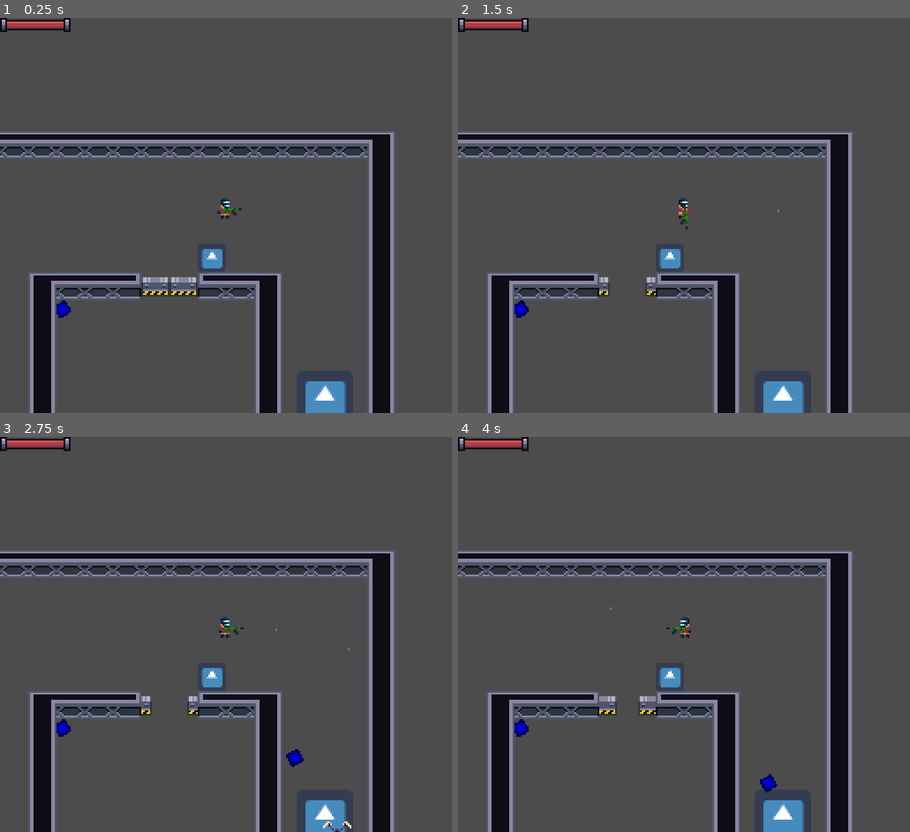
Above: before the commit, frames 1-4 (two rows, left to right).
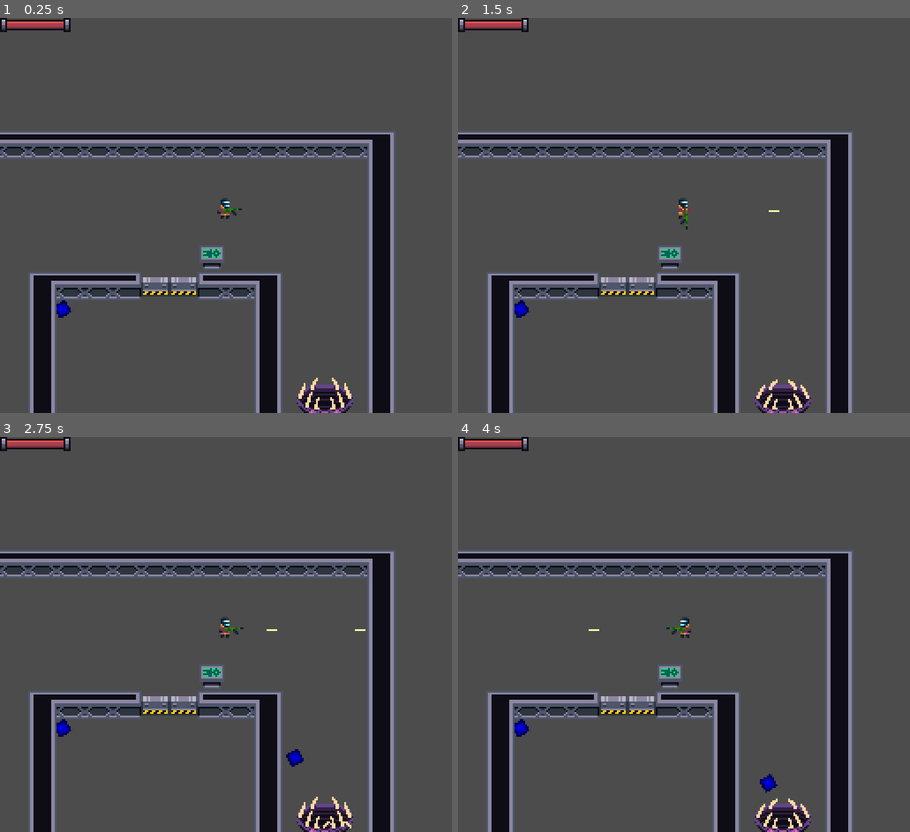
Above: after the commit, the same moments.

Repository: SpaceyLake/Abandon-Ship-LD50
Game: Godot game, scene res://TestWorld.tscn
Same seed, same stepped clock (60 frames per second), same inputs: the game is played once before the commit and once after it. The project has no main scene, so this scene is started directly. The engine's default icon, where the game draws it, is replaced by a stand-in: a white triangle on a blue panel in a dark square.
Inputs:
- Up to frame 1 (0.25 s): no input
- Up to frame 2 (1.5 s): hold Right (fire_right) 0.53-1.28 s; tap Space (interact) at 0.6, 1.35 s; hold Down (fire_down) from 1.28 s (still down)
- Up to frame 3 (2.75 s): release Down (fire_down) at 2.03 s; hold Right (fire_right) from 2.03 s (still down); tap Space (interact) at 2.1 s
- Up to frame 4 (4 s): release Right (fire_right) at 2.78 s; hold Up (fire_up) 2.78-3.53 s; tap Space (interact) at 2.85, 3.6 s; hold Left (fire_left) from 3.53 s (still down)

The runs differ from the first frame. In frame 1, 1.2% of the frame differs, in the area x 44-79%, y 57-100%; in frame 2, 1.7%, in the area x 31-79%, y 48-100%; in frame 3, 1.7%; in frame 4, 1.7%.
Error after the commit: Invalid call. Nonexistent function '_interact' in base 'TileMap'. (res://Player/Player.gd:52)

Commit message:
Added sprites, fixed weapon, updated HDoor

Diff:
--- a/ControlPanel/ControlPanel.tscn
+++ b/ControlPanel/ControlPanel.tscn
@@ -1,10 +1,10 @@
 [gd_scene load_steps=4 format=2]
 
-[ext_resource path="res://icon.png" type="Texture" id=1]
+[ext_resource path="res://Sprites/Terrain/terrain_control_panel.png" type="Texture" id=1]
 [ext_resource path="res://ControlPanel/ControlPanel.gd" type="Script" id=2]
 
 [sub_resource type="RectangleShape2D" id=1]
-extents = Vector2( 8, 8 )
+extents = Vector2( 7, 7 )
 
 [node name="ControlPanel" type="StaticBody2D"]
 collision_layer = 65
@@ -14,6 +14,5 @@
 [node name="CollisionShape2D" type="CollisionShape2D" parent="."]
 shape = SubResource( 1 )
 
-[node name="Icon" type="Sprite" parent="."]
-scale = Vector2( 0.25, 0.25 )
+[node name="Sprite" type="Sprite" parent="."]
 texture = ExtResource( 1 )
--- a/Doors/HDoor.gd
+++ b/Doors/HDoor.gd
@@ -1,14 +1,19 @@
 extends Node2D
+
+export var _closing_time : float = 1
 
 var _is_open = false
 
 onready var _animation_player = $AnimationPlayer
 
+func _ready():
+	set_open_close_time(_closing_time)
+
 func get_is_open():
 	return _is_open
 
 func set_open_close_time(seconds : float):
-	_animation_player.playback_speed(1/seconds)
+	_animation_player.set_speed_scale(1/seconds)
 
 func open():
 	if !_is_open:
--- a/Enemy/Enemy.tscn
+++ b/Enemy/Enemy.tscn
@@ -2,7 +2,7 @@
 
 [ext_resource path="res://Enemy/Enemy.gd" type="Script" id=1]
 [ext_resource path="res://icon.png" type="Texture" id=2]
-[ext_resource path="res://Sprites/Enemies/Slasher/enemy_slasher.png" type="Texture" id=3]
+[ext_resource path="res://Sprites/Enemies/enemy_slasher.png" type="Texture" id=3]
 
 [sub_resource type="CapsuleShape2D" id=7]
 radius = 2.0
--- a/Enemy/EnemySpawner.tscn
+++ b/Enemy/EnemySpawner.tscn
@@ -1,11 +1,43 @@
-[gd_scene load_steps=4 format=2]
+[gd_scene load_steps=6 format=2]
 
-[ext_resource path="res://icon.png" type="Texture" id=1]
+[ext_resource path="res://Sprites/Enemies/enemy_spawner.png" type="Texture" id=1]
 [ext_resource path="res://Enemy/EnemySpawner.gd" type="Script" id=2]
 
 [sub_resource type="CapsuleShape2D" id=1]
-radius = 16.0
-height = 3.8147e-06
+radius = 9.99998
+height = 12.0
+
+[sub_resource type="Animation" id=2]
+resource_name = "Idle"
+length = 0.8
+loop = true
+tracks/0/type = "value"
+tracks/0/path = NodePath("Sprite:frame")
+tracks/0/interp = 1
+tracks/0/loop_wrap = true
+tracks/0/imported = false
+tracks/0/enabled = true
+tracks/0/keys = {
+"times": PoolRealArray( 0, 0.2, 0.4, 0.6 ),
+"transitions": PoolRealArray( 1, 1, 1, 1 ),
+"update": 1,
+"values": [ 0, 1, 2, 3 ]
+}
+
+[sub_resource type="Animation" id=3]
+length = 0.001
+tracks/0/type = "value"
+tracks/0/path = NodePath("Sprite:frame")
+tracks/0/interp = 1
+tracks/0/loop_wrap = true
+tracks/0/imported = false
+tracks/0/enabled = true
+tracks/0/keys = {
+"times": PoolRealArray( 0 ),
+"transitions": PoolRealArray( 1 ),
+"update": 0,
+"values": [ 0 ]
+}
 
 [node name="EnemySpawner" type="StaticBody2D"]
 collision_layer = 32
@@ -13,13 +45,19 @@
 script = ExtResource( 2 )
 
 [node name="CollisionShape2D" type="CollisionShape2D" parent="."]
+position = Vector2( 0, 1 )
 rotation = 1.5708
 shape = SubResource( 1 )
 
-[node name="Icon" type="Sprite" parent="."]
+[node name="Sprite" type="Sprite" parent="."]
 position = Vector2( 0, 4.76837e-07 )
-scale = Vector2( 0.5, 0.5 )
 texture = ExtResource( 1 )
+hframes = 4
 
 [node name="SpawnTimer" type="Timer" parent="."]
 one_shot = true
+
+[node name="AnimationPlayer" type="AnimationPlayer" parent="."]
+autoplay = "Idle"
+anims/Idle = SubResource( 2 )
+anims/RESET = SubResource( 3 )
--- a/Weapons/Bullet.gd
+++ b/Weapons/Bullet.gd
@@ -14,6 +14,7 @@
 	_velocity = direction * _speed
 	_direction = direction
 	_spawn_position = global_position
+	global_rotation = _direction.angle()
 
 func _physics_process(delta):
 	position += _velocity * delta
--- a/Weapons/Bullet.tscn
+++ b/Weapons/Bullet.tscn
@@ -1,6 +1,6 @@
 [gd_scene load_steps=4 format=2]
 
-[ext_resource path="res://icon.png" type="Texture" id=1]
+[ext_resource path="res://Sprites/Weapons/bullet_rifle.png" type="Texture" id=1]
 [ext_resource path="res://Weapons/Bullet.gd" type="Script" id=2]
 
 [sub_resource type="CircleShape2D" id=1]
@@ -11,8 +11,8 @@
 collision_mask = 5
 script = ExtResource( 2 )
 
-[node name="Icon" type="Sprite" parent="."]
-scale = Vector2( 0.025, 0.025 )
+[node name="Sprite" type="Sprite" parent="."]
+position = Vector2( -2, 0 )
 texture = ExtResource( 1 )
 
 [node name="CollisionShape2D" type="CollisionShape2D" parent="."]
--- a/Weapons/Weapon.gd
+++ b/Weapons/Weapon.gd
@@ -13,16 +13,19 @@
 
 func _set_animation(idle : bool, dir : Vector2):
 	if dir.y < 0:
+		$Mussle.position = Vector2(0, -12)
 		if idle:
 			$AnimationPlayer.play("Idle Up")
 		else:
 			$AnimationPlayer.play("Walk Up")
 	elif dir.y > 0:
+		$Mussle.position = Vector2(3, 11)
 		if idle:
 			$AnimationPlayer.play("Idle Down")
 		else:
 			$AnimationPlayer.play("Walk Down")
 	else:
+		$Mussle.position = Vector2(12, 0)
 		if idle:
 			$AnimationPlayer.play("Idle Side")
 		else:
Renamed: Sprites/Enemies/Slasher/enemy_slasher.png -> Sprites/Enemies/enemy_slasher.png
Not shown, added: Sprites/Enemies/enemy_slasher.png.import
Binary file added: Sprites/Enemies/enemy_spawner.png
Not shown, changed: Sprites/Enemies/enemy_spawner.png.import
Binary file added: Sprites/Terrain/terrain_control_panel.png
Not shown, added: Sprites/Terrain/terrain_control_panel.png.import
Binary file added: Sprites/Weapons/bullet_rifle.png
Not shown, added: Sprites/Weapons/bullet_rifle.png.import
